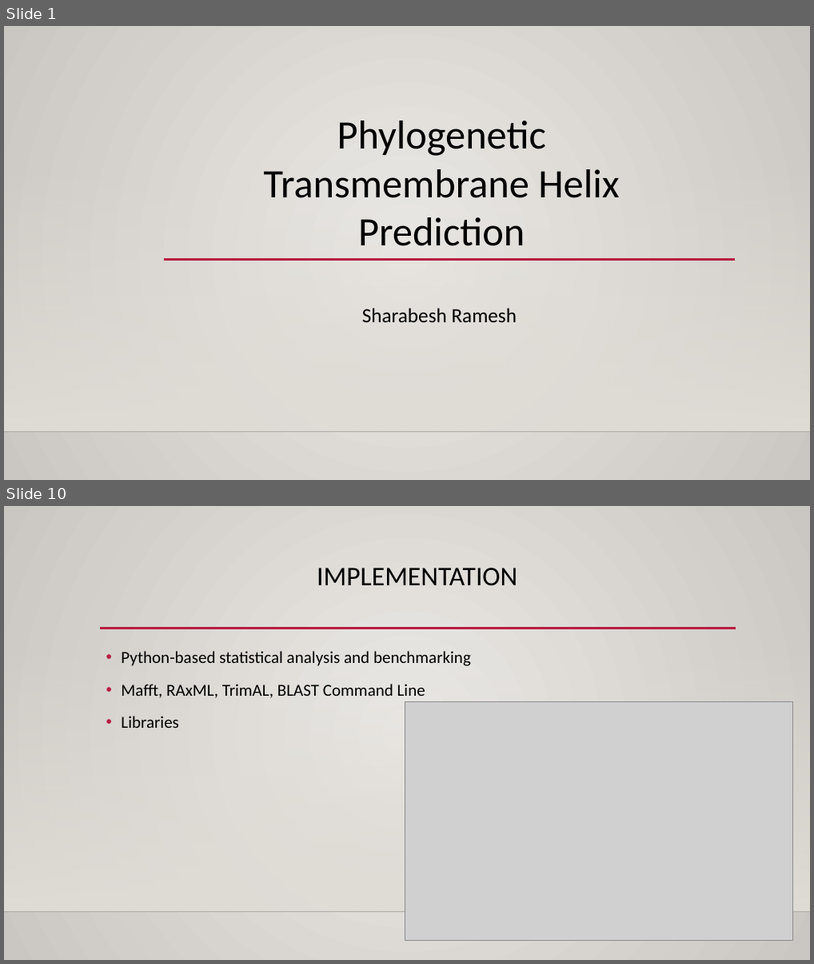
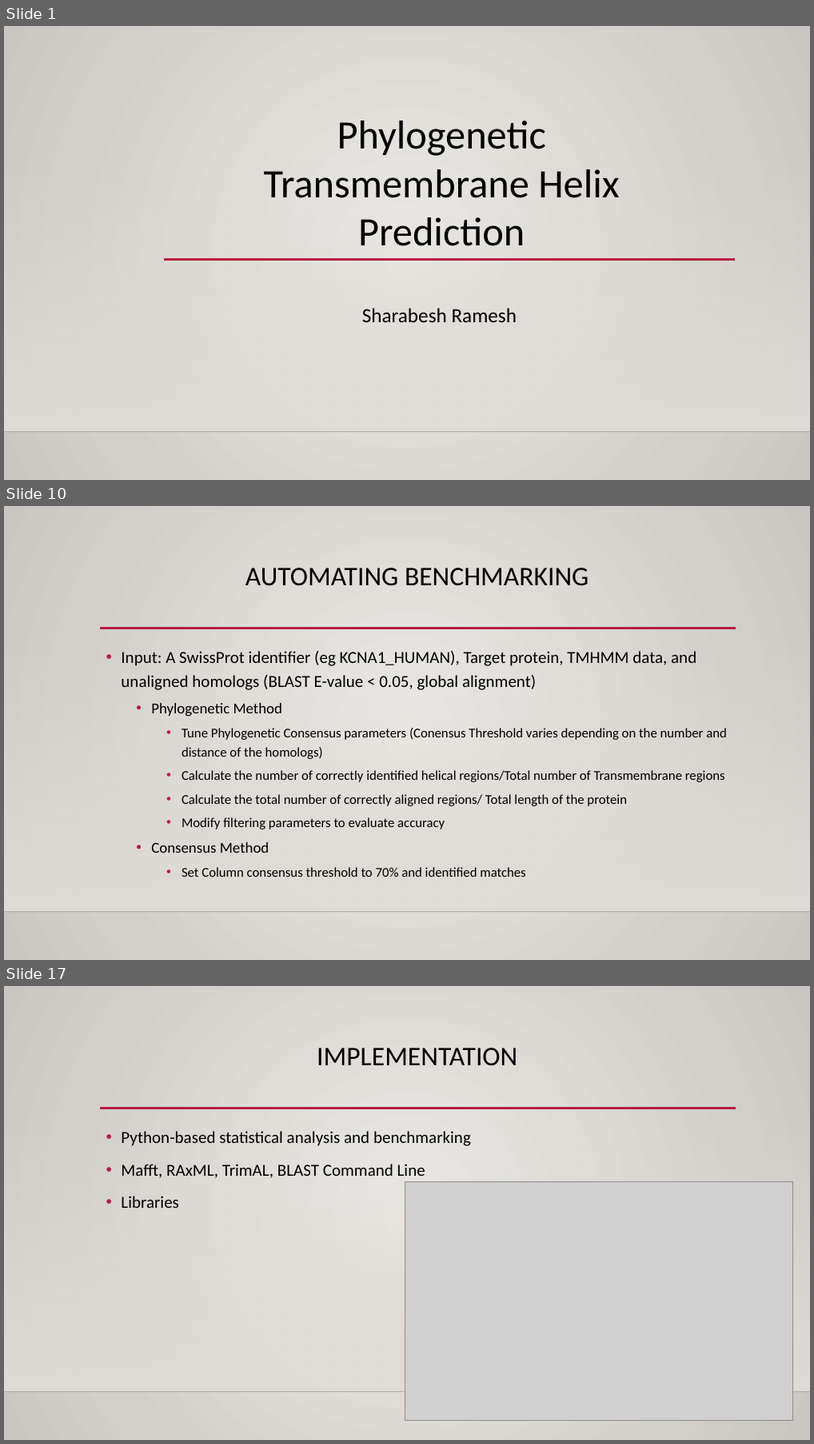
Before and after one commit to Sharabesh/Phylogenomics, a slide deck: Presentation/PresentationImage.pptx. Shown one above the other, each under a label of ours: slides 1 and 10 before the commit, slides 1, 10 and 17 after it; the slides between them are not shown. The pictures are 814x964 and 814x1444 pixels, drawn with LibreOffice and Linux fonts; fonts in the diff are those of the drawing; grey boxes stand for pictures; background and template pictures are left out. Boxes give left, top, right and bottom in pixels: in the first picture for what was removed or moved away, otherwise in the second. Text is boxed around its words. In the diff, an @@ line names an element or a change of style, - is before the commit and + after.

```diff
--- a/Presentation/PresentationImage.pptx
+++ b/Presentation/PresentationImage.pptx
@@ slide 10 added at bbox=[4, 506, 810, 960], background gradient #ECEAE7 to #CAC7C1; not listed: 3 template elements that a slide beside it also shows @@
@@ title added at bbox=[246, 568, 589, 586], 32 pt, text #000000 @@
+AUTOMATING BENCHMARKING
@@ text added at bbox=[121, 651, 727, 876], 16 pt, text #000000 @@
+• Input: A SwissProt identifier (eg KCNA1_HUMAN), Target protein, TMHMM data, and unaligned homologs (BLAST E-value < 0.05, global alignment)
+  • Phylogenetic Method
+    • Tune Phylogenetic Consensus parameters (Conensus Threshold varies depending on the number and distance of the homologs)
+    • Calculate the number of correctly identified helical regions/Total number of Transmembrane regions
+    • Calculate the total number of correctly aligned regions/ Total length of the protein
+    • Modify filtering parameters to evaluate accuracy
+  • Consensus Method
+    • Set Column consensus threshold to 70% and identified matches
@@ what was slide 10 is now slide 17 @@
```
Also in this commit, not shown: 9 slides changed, 6 other slides added, 45 other files.
